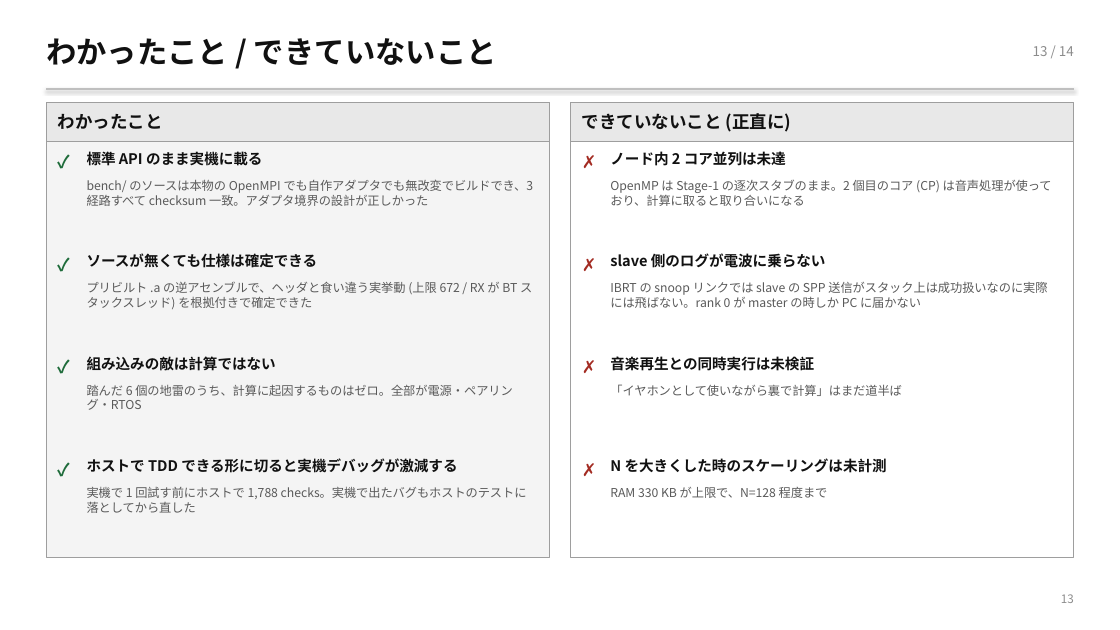
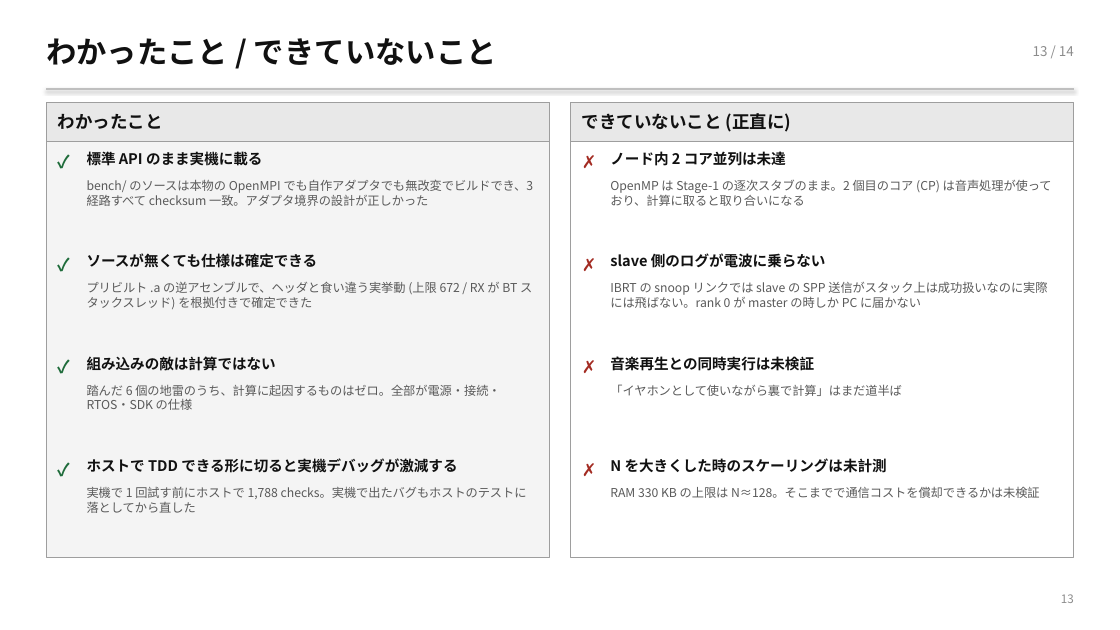
Before and after one commit to TamichiRyuto/pine-buds-cluster, a slide deck: slide 14 of slides/lt-ear-parallel.pptx. Drawn at 1120x630 pixels with LibreOffice and Linux fonts; fonts in the diff are those of the drawing. Boxes give left, top, right and bottom in pixels: in the first picture for what was removed or moved away, otherwise in the second. Text is boxed around its words. In the diff, an @@ line names an element or a change of style, - is before the commit and + after.

```diff
--- a/slides/lt-ear-parallel.pptx
+++ b/slides/lt-ear-parallel.pptx
@@ text at <box>87,385,500,410</box>: text changed @@
-踏んだ 6 個の地雷のうち、計算に起因するものはゼロ。全部が電源・ペアリング・RTOS
+踏んだ 6 個の地雷のうち、計算に起因するものはゼロ。全部が電源・接続・RTOS・SDK の仕様
@@ text at <box>610,487,1040,498</box>: text changed @@
-RAM 330 KB が上限で、N=128 程度まで
+RAM 330 KB の上限は N≈128。そこまでで通信コストを償却できるかは未検証
```
Also in this commit, not shown: 13 other slides changed, 2 other files.
